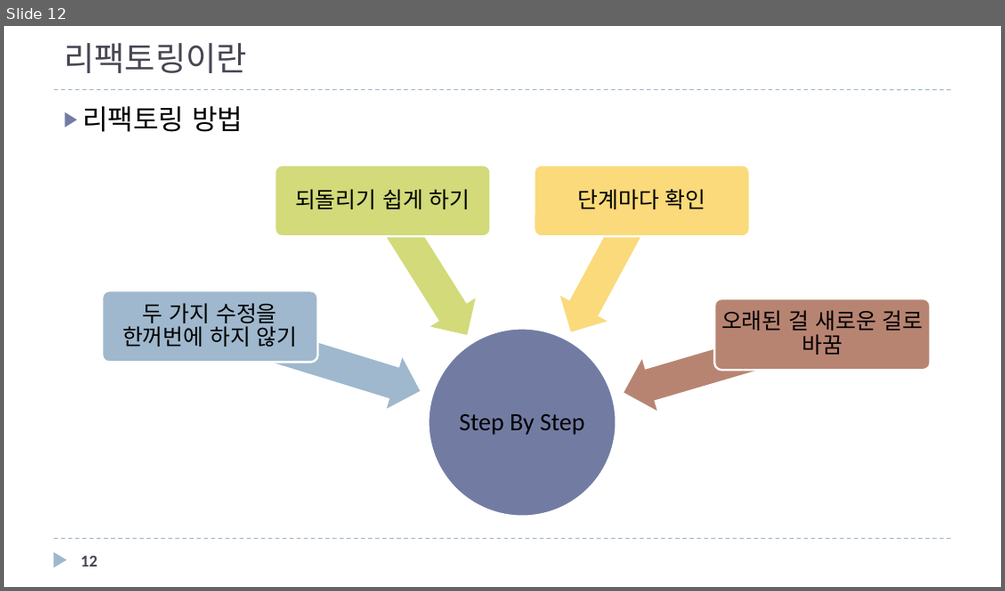
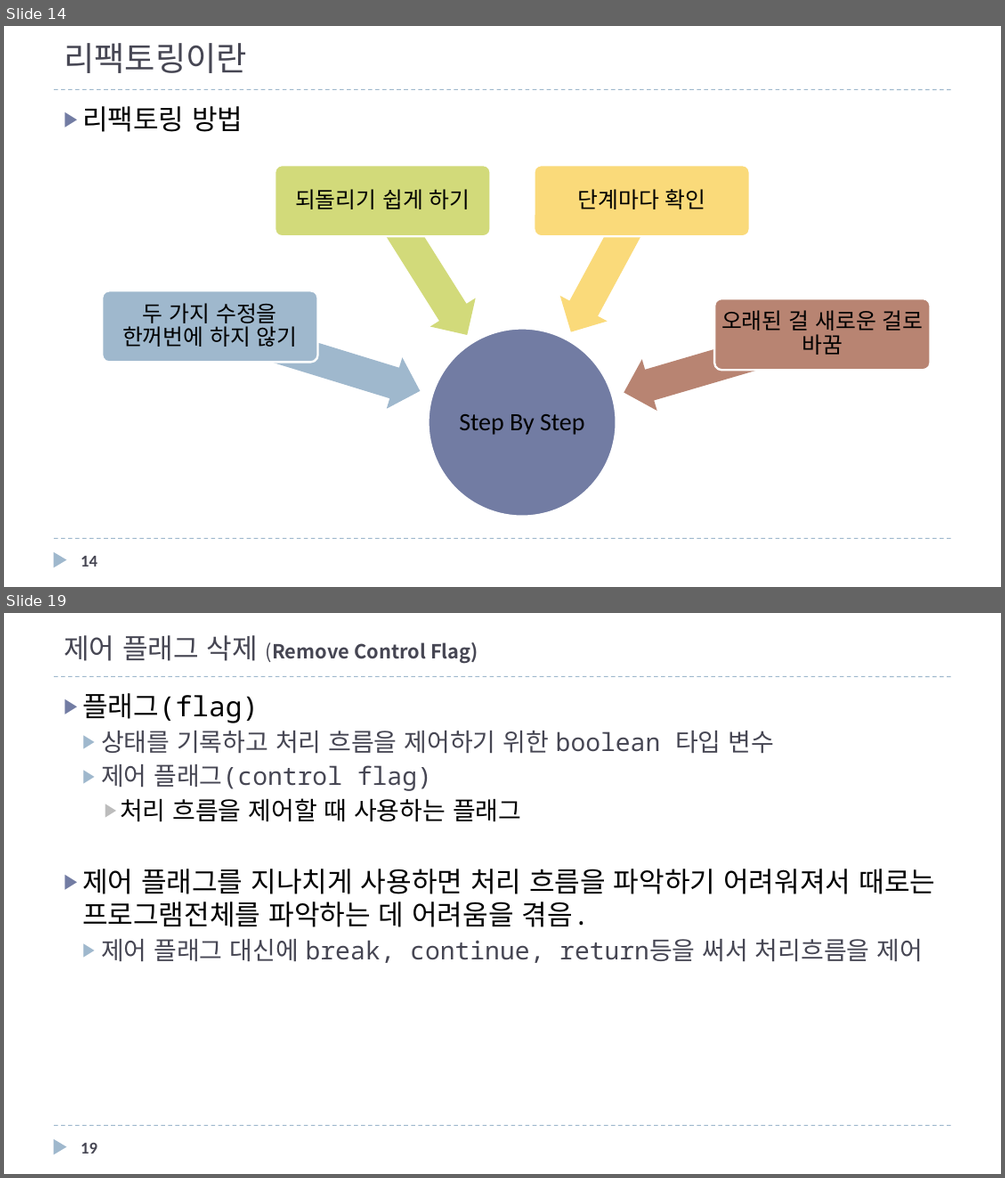
Before and after one commit to mkgungor/refactoring_java, a slide deck: ppt/자바로 배우는 리팩토링 입문.pptx. Shown one above the other, each under a label of ours: slide 12 before the commit, slides 14 and 19 after it; the slides between them are not shown. The pictures are 1005x591 and 1005x1178 pixels, drawn with LibreOffice and Linux fonts; fonts in the diff are those of the drawing. Boxes give left, top, right and bottom in pixels: in the first picture for what was removed or moved away, otherwise in the second. Text is boxed around its words. In the diff, an @@ line names an element or a change of style, - is before the commit and + after.

```diff
--- a/ppt/자바로 배우는 리팩토링 입문.pptx
+++ b/ppt/자바로 배우는 리팩토링 입문.pptx
@@ slide 19 added at box(4, 613, 1001, 1174), background #FFFFFF; not listed: 3 template elements that a slide beside it also shows @@
@@ title added at box(64, 635, 478, 664), 14 pt, text #464653, bold @@
+제어 플래그 삭제 (Remove Control Flag)
@@ text added at box(82, 693, 935, 963), 18 pt, text #464653 @@
+▶ 플래그(flag)
+  ▶ 상태를 기록하고 처리 흐름을 제어하기 위한 boolean 타입 변수
+  ▶ 제어 플래그(control flag)
+    ▶ 처리 흐름을 제어할 때 사용하는 플래그
+▶ 제어 플래그를 지나치게 사용하면 처리 흐름을 파악하기 어려워져서 때로는 프로그램전체를 파악하는 데 어려움을 겪음.
+  ▶ 제어 플래그 대신에 break, continue, return등을 써서 처리흐름을 제어
@@ page number added at box(81, 1143, 97, 1153), 12 pt, text #464653, bold @@
+19
@@ what was slide 12 is now slide 14 @@
@@ page number at box(81, 556, 97, 566): text changed @@
-12
+14
```
Also in this commit, not shown: 4 slides changed, 16 other slides added.
